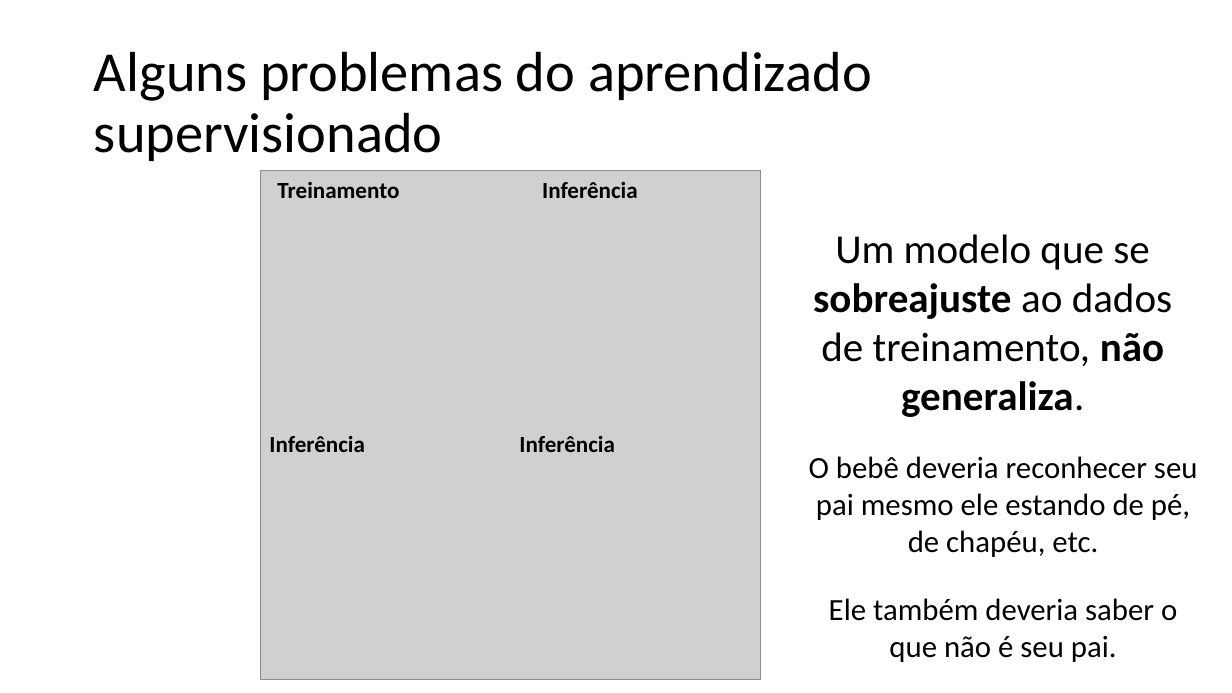
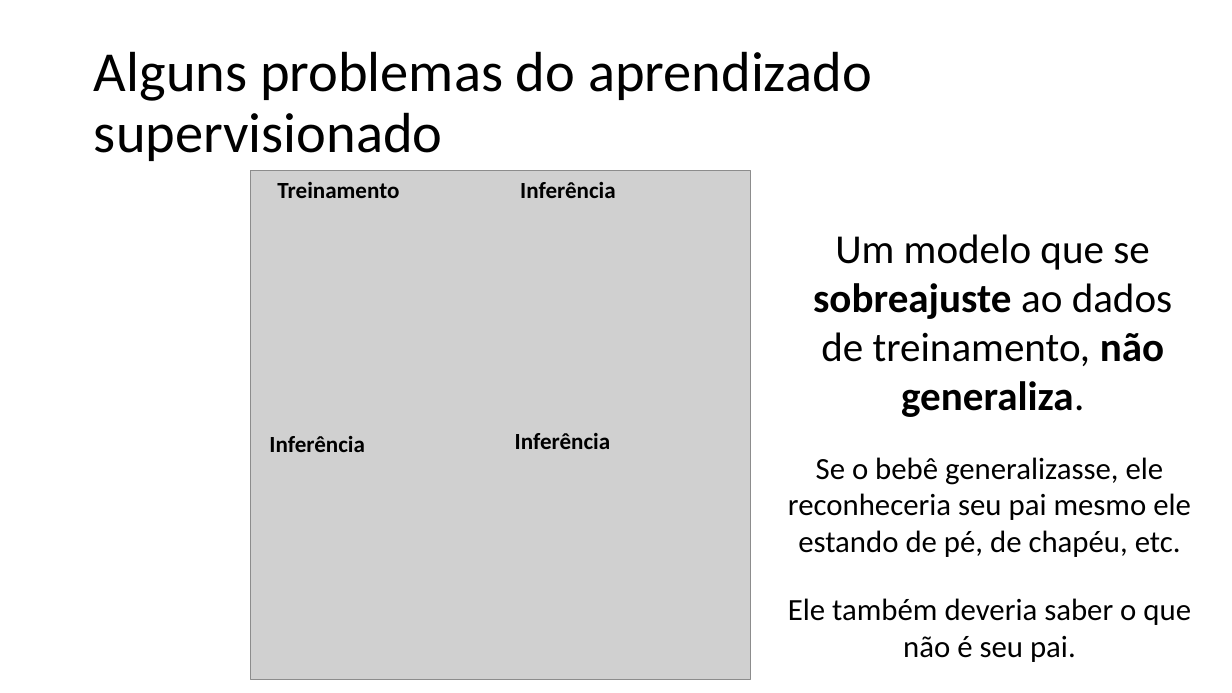
Before and after one commit to zz4fap/c24_inteligencia_artificial, a slide deck: slide 21 of slides/C24_Paradigmas.pptx. Drawn at 1232x693 pixels with LibreOffice and Linux fonts; fonts in the diff are those of the drawing; grey boxes stand for pictures. Boxes give left, top, right and bottom in pixels: in the first picture for what was removed or moved away, otherwise in the second. Text is boxed around its words. In the diff, an @@ line names an element or a change of style, - is before the commit and + after.

```diff
--- a/slides/C24_Paradigmas.pptx
+++ b/slides/C24_Paradigmas.pptx
@@ picture moved from (x1=261, y1=171, x2=761, y2=679) to (x1=251, y1=171, x2=751, y2=679) @@
@@ text "Inferência" moved from (x1=542, y1=182, x2=638, y2=198) to (x1=520, y1=182, x2=616, y2=198) @@
@@ text "Inferência" moved from (x1=519, y1=436, x2=615, y2=452) to (x1=515, y1=433, x2=611, y2=449) @@
@@ text "Se o bebê generalizasse, ele ..." moved from (x1=809, y1=456, x2=1198, y2=662) to (x1=788, y1=457, x2=1191, y2=662) @@
@@ text at (x1=788, y1=457, x2=1191, y2=557): text changed @@
-O bebê deveria reconhecer seu pai mesmo ele estando de pé, de chapéu, etc.
+Se o bebê generalizasse, ele reconheceria seu pai mesmo ele estando de pé, de chapéu, etc.
```
Also in this commit, not shown: 12 other slides changed, 1 slide added, 1 other file.
